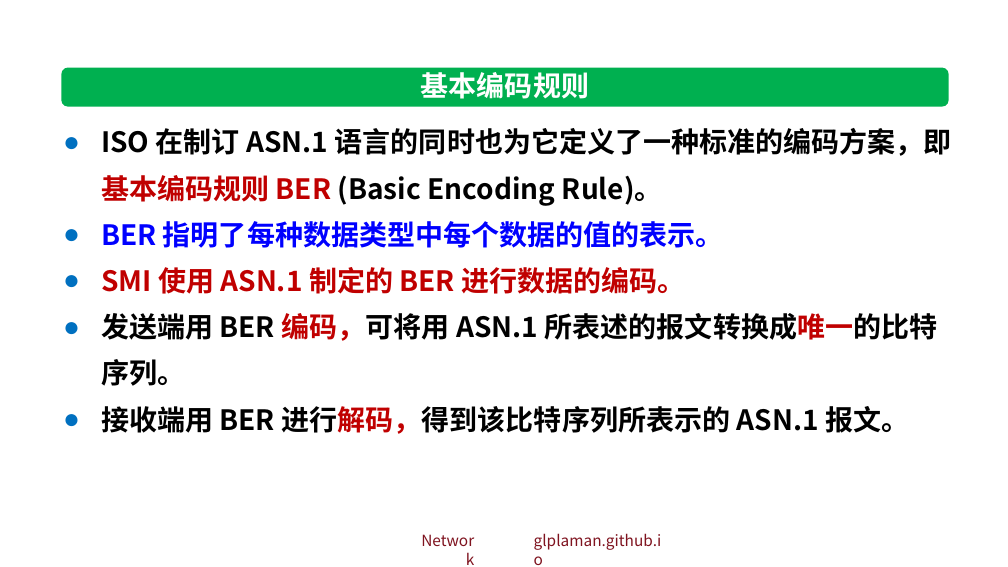
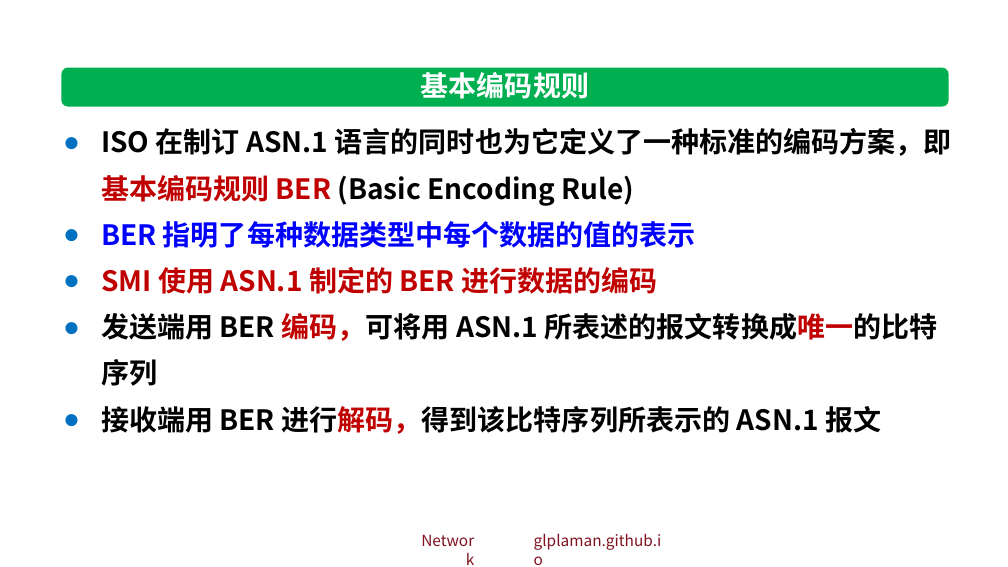
Before and after one commit to glplaman/glplaman.github.io, a slide deck: slide 213 of network/ppt/chap6.pptx. Drawn at 1008x567 pixels with LibreOffice and Linux fonts; fonts in the diff are those of the drawing; background and template pictures are left out. Boxes give left, top, right and bottom in pixels: in the first picture for what was removed or moved away, otherwise in the second. Text is boxed around its words. In the diff, an @@ line names an element or a change of style, - is before the commit and + after.

```diff
--- a/network/ppt/chap6.pptx
+++ b/network/ppt/chap6.pptx
@@ text at [101, 128, 952, 434]: text changed @@
-● ISO 在制订 ASN.1 语言的同时也为它定义了一种标准的编码方案，即基本编码规则 BER (Basic Encoding Rule)。
-● BER 指明了每种数据类型中每个数据的值的表示。
-● SMI 使用 ASN.1 制定的 BER 进行数据的编码。
-● 发送端用 BER 编码，可将用 ASN.1 所表述的报文转换成唯一的比特序列。
-● 接收端用 BER 进行解码，得到该比特序列所表示的 ASN.1 报文。
+● ISO 在制订 ASN.1 语言的同时也为它定义了一种标准的编码方案，即基本编码规则 BER (Basic Encoding Rule)
+● BER 指明了每种数据类型中每个数据的值的表示
+● SMI 使用 ASN.1 制定的 BER 进行数据的编码
+● 发送端用 BER 编码，可将用 ASN.1 所表述的报文转换成唯一的比特序列
+● 接收端用 BER 进行解码，得到该比特序列所表示的 ASN.1 报文
```
Also in this commit, not shown: 23 other slides changed, 10 other files.
